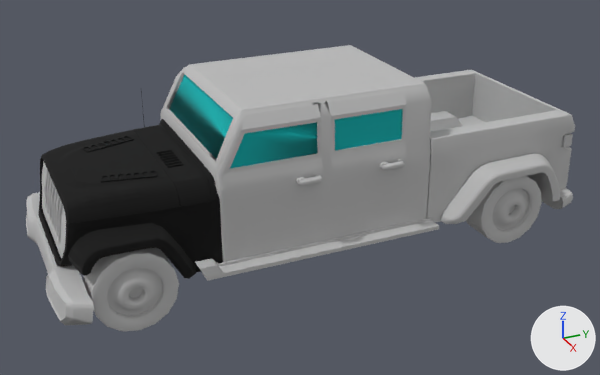
One commit to the OBJ model model/truckmodel.obj: the scene before it, then after it.
Both versions are drawn from a 50 mm lens placed at (19.24, -9.22, 11.15), pointed at (0.33, -0.71, 1.7). The axes (+X, +Y, +Z) are drawn at lower right. The lights are the same throughout. Where no turn or scale is listed for an object, it has been applied to the vertices. Vertices at the same position are counted once.

The first picture shows 'truckmodel'.
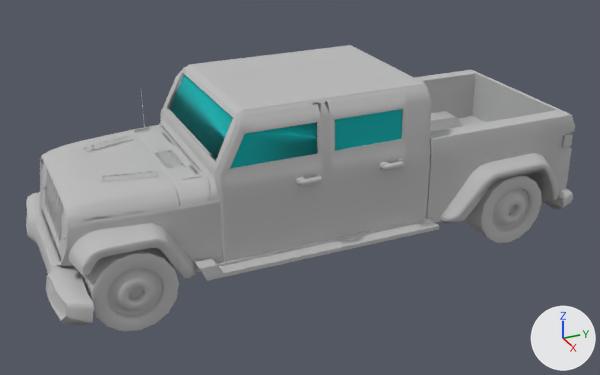
Boxes [x1, y1, x2, y2] around the edits, measured in the pictures (600 x 375 px):
part 1 of me_truckmodel, recoloured (black to grey)
    both: [38, 91, 223, 279]

What changed in the scene script:
```text
Change me_truckmodel:
    where me_truckmodel.from_pydata(...)  # 12193 vertices, 11641 faces; spans x -3.17..3.39, y -7.78..7.03, z 0.07..4.81
    used by ob_truckmodel; location = (0.0, 0.0, 0.0)
    remove me_truckmodel.materials.append(mat_pasted__lambert2sg)  # grey #bcbcbc
    me_truckmodel part 1: all 2086 faces that had it switch from mat_pasted__jeep_almst_aiambientocclusion1sg3 (black #000000) to mat_lambert2sg (grey #bcbcbc)
```
